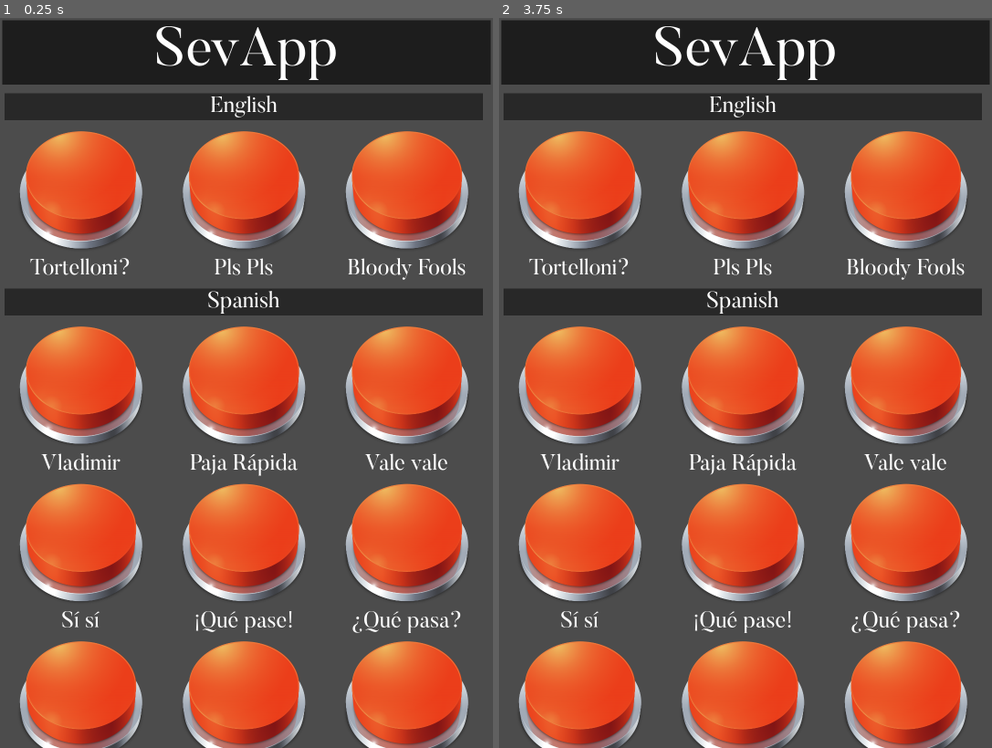
Above: before the commit, frames 1-2 (left to right).
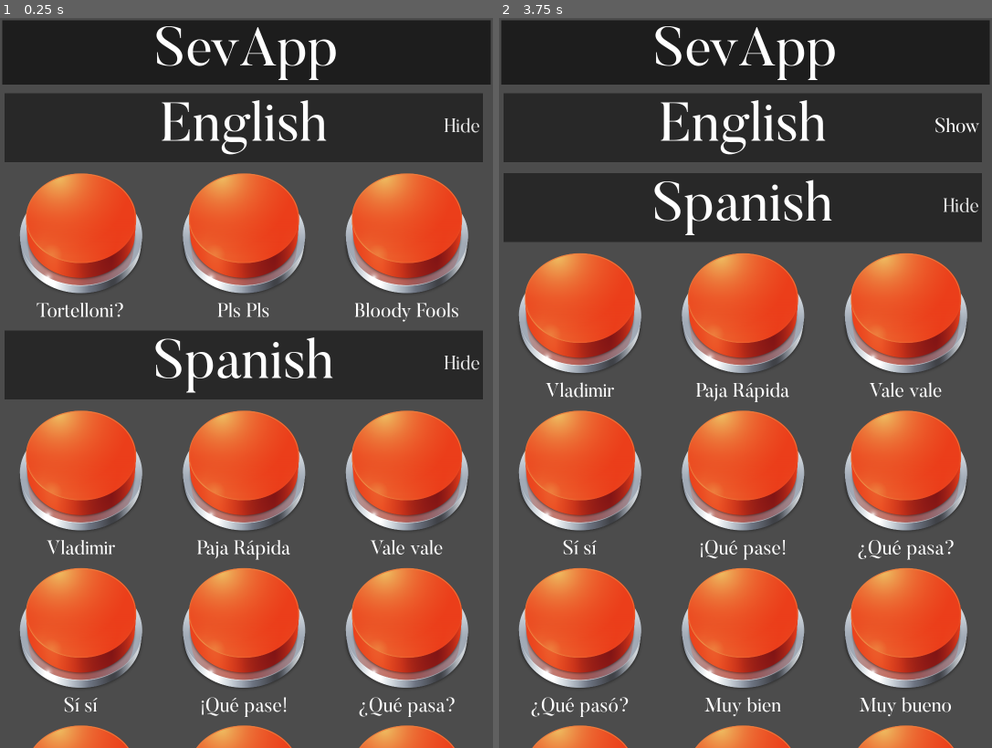
Above: after the commit, the same moments.

Repository: PKGaspi/SevApp
Game: Godot game, scene res://src/Main.tscn
Two runs of this game, one before a commit and one after it. Both use one fixed random seed, a clock stepped at 60 frames per second and the inputs below.
Inputs (mouse positions are in pixels of both pictures, inside the frame that each line leads up to):
- Up to frame 1 (0.25 s): no input
- Up to frame 2 (3.75 s): click (962, 127) at 0.5 s, where only the run after the commit has a clickable "Hide"; click (957, 127) at 1.25 s, where only the run after the commit has a clickable "Show"; click (577, 193) at 2.02 s; click (577, 193) at 2.77 s; click (962, 127) at 3.5 s, where only the run after the commit has a clickable "Hide"

The runs differ from the first frame. In frame 1, 61% of the frame differs, in the area x 0-98%, y 10-100%; in frame 2, 63%.

Commit message:
Added hide/show language

Diff:
--- a/res/font.tres
+++ b/res/font.tres
@@ -3,5 +3,5 @@
 [ext_resource path="res://assets/Butler_Regular.otf" type="DynamicFontData" id=1]
 
 [resource]
-size = 48
+size = 42
 font_data = ExtResource( 1 )
--- /dev/null
+++ b/res/font_huge.tres
@@ -0,0 +1,7 @@
+[gd_resource type="DynamicFont" load_steps=2 format=2]
+
+[ext_resource path="res://assets/Butler_Regular.otf" type="DynamicFontData" id=1]
+
+[resource]
+size = 120
+font_data = ExtResource( 1 )
--- a/src/LanguageSectionContainer.gd
+++ b/src/LanguageSectionContainer.gd
@@ -2,6 +2,7 @@
 
 onready var _title_node := $MarginContainer/MarginContainer/TitleLabel
 onready var _buttons := $Buttons
+onready var _hide_button_node := $MarginContainer/HideButton
 
 
 func set_title(value: String) -> void:
@@ -9,3 +10,8 @@
 
 func add_button(button: Control) -> void:
 	_buttons.add_child(button)
+
+
+func _on_HideButton_toggled(button_pressed: bool) -> void:
+	_buttons.visible = !button_pressed
+	_hide_button_node.text = "Show" if button_pressed else "Hide"
--- a/src/LanguageSectionContainer.tscn
+++ b/src/LanguageSectionContainer.tscn
@@ -1,7 +1,10 @@
-[gd_scene load_steps=3 format=2]
+[gd_scene load_steps=5 format=2]
 
 [ext_resource path="res://res/font.tres" type="DynamicFont" id=1]
 [ext_resource path="res://src/LanguageSectionContainer.gd" type="Script" id=2]
+[ext_resource path="res://res/font_big.tres" type="DynamicFont" id=3]
+
+[sub_resource type="StyleBoxEmpty" id=1]
 
 [node name="LanguageSectionContainer" type="VBoxContainer"]
 anchor_right = 1.0
@@ -13,7 +16,7 @@
 
 [node name="MarginContainer" type="MarginContainer" parent="."]
 margin_right = 1080.0
-margin_bottom = 79.0
+margin_bottom = 115.0
 mouse_filter = 1
 custom_constants/margin_right = 10
 custom_constants/margin_top = 10
@@ -24,33 +27,48 @@
 margin_left = 10.0
 margin_top = 10.0
 margin_right = 1070.0
-margin_bottom = 69.0
+margin_bottom = 105.0
 mouse_filter = 1
 color = Color( 0, 0, 0, 0.470588 )
+
+[node name="HideButton" type="Button" parent="MarginContainer"]
+margin_left = 979.0
+margin_top = 10.0
+margin_right = 1070.0
+margin_bottom = 105.0
+mouse_filter = 1
+size_flags_horizontal = 8
+custom_styles/focus = SubResource( 1 )
+custom_fonts/font = ExtResource( 1 )
+toggle_mode = true
+text = "Hide"
+flat = true
 
 [node name="MarginContainer" type="MarginContainer" parent="MarginContainer"]
 margin_left = 10.0
 margin_top = 10.0
 margin_right = 1070.0
-margin_bottom = 69.0
-mouse_filter = 1
-custom_constants/margin_top = 5
-custom_constants/margin_bottom = 5
+margin_bottom = 105.0
+mouse_filter = 2
+custom_constants/margin_top = 15
+custom_constants/margin_bottom = 15
 __meta__ = {
 "_edit_use_anchors_": false
 }
 
 [node name="TitleLabel" type="Label" parent="MarginContainer/MarginContainer"]
-margin_top = 5.0
+margin_top = 15.0
 margin_right = 1060.0
-margin_bottom = 54.0
-custom_fonts/font = ExtResource( 1 )
+margin_bottom = 80.0
+custom_fonts/font = ExtResource( 3 )
 text = "Language"
 align = 1
 valign = 1
 
 [node name="Buttons" type="GridContainer" parent="."]
-margin_top = 83.0
+margin_top = 119.0
 margin_right = 1080.0
-margin_bottom = 83.0
+margin_bottom = 119.0
 columns = 3
+
+[connection signal="toggled" from="MarginContainer/HideButton" to="." method="_on_HideButton_toggled"]
--- a/src/Main.tscn
+++ b/src/Main.tscn
@@ -1,7 +1,7 @@
 [gd_scene load_steps=3 format=2]
 
 [ext_resource path="res://src/Main.gd" type="Script" id=1]
-[ext_resource path="res://res/font_big.tres" type="DynamicFont" id=26]
+[ext_resource path="res://res/font_huge.tres" type="DynamicFont" id=26]
 
 [node name="Main" type="Control"]
 anchor_right = 1.0
--- a/src/SoundButton.tscn
+++ b/src/SoundButton.tscn
@@ -27,6 +27,7 @@
 margin_right = 280.0
 margin_bottom = 280.0
 rect_min_size = Vector2( 280, 280 )
+mouse_filter = 1
 size_flags_horizontal = 3
 size_flags_vertical = 3
 texture_normal = ExtResource( 3 )
